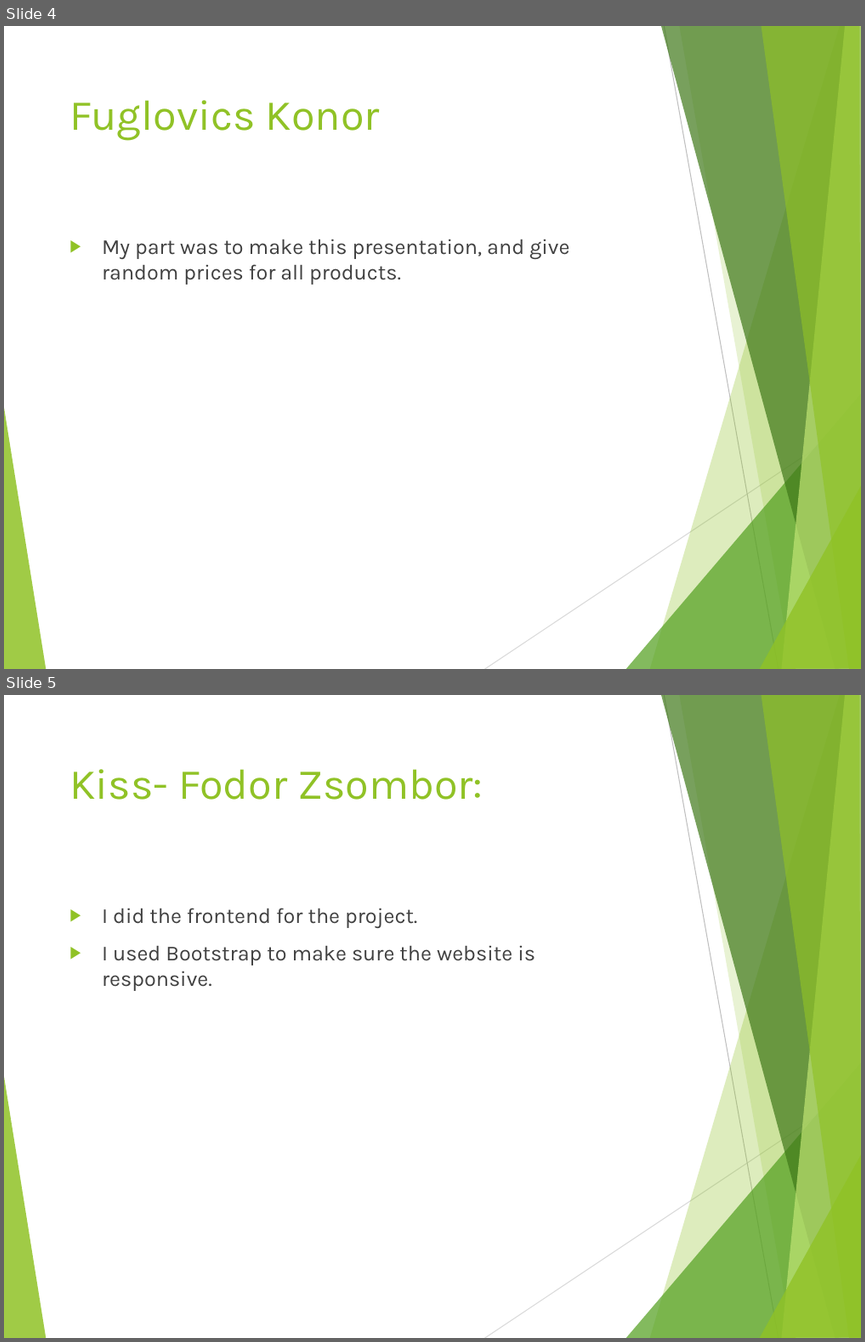
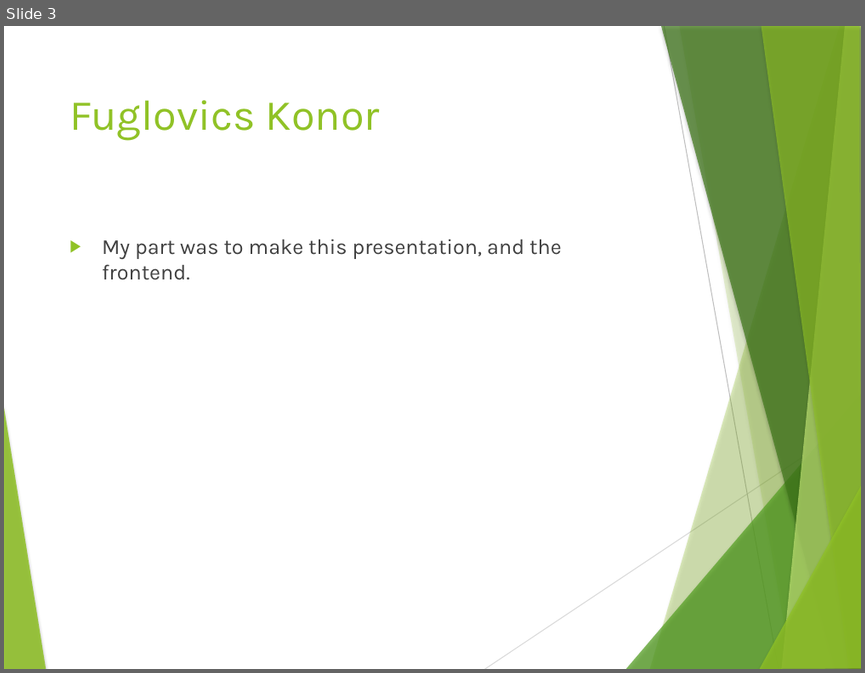
Before and after one commit to Gabi4555/Vizsga_Project, a slide deck: Dokumentációk/Szoftverfejlesztő- és tesztelő vizsgaremek angol.pptx. Shown one above the other, each under a label of ours: slides 4 and 5 before the commit, slide 3 after it. The pictures are 865x1342 and 865x673 pixels, drawn with LibreOffice and Linux fonts; fonts in the diff are those of the drawing. Boxes give left, top, right and bottom in pixels: in the first picture for what was removed or moved away, otherwise in the second. Text is boxed around its words. In the diff, an @@ line names an element or a change of style, - is before the commit and + after.

```diff
--- a/Dokumentációk/Szoftverfejlesztő- és tesztelő vizsgaremek angol.pptx
+++ b/Dokumentációk/Szoftverfejlesztő- és tesztelő vizsgaremek angol.pptx
@@ slide 5 removed at (x1=4, y1=695, x2=861, y2=1338), background #191919; not listed: 10 template elements that a slide beside it also shows @@
@@ title removed at (x1=69, y1=769, x2=483, y2=800) @@
-Kiss- Fodor Zsombor:
@@ text removed at (x1=102, y1=907, x2=535, y2=991) @@
-▶ I did the frontend for the project.
-▶ I used Bootstrap to make sure the website is responsive.
@@ what was slide 4 is now slide 3 @@
@@ slide 3 changed as well @@
@@ background #191919 to #FFFFFF @@
@@ line (664, 26) - (778, 669): stroke #131313 0.75 pt to #BFBFBF 0.75 pt @@
@@ text at (x1=102, y1=238, x2=562, y2=280): text changed; text colour #E8EBF1 to #404040 @@
-▶ My part was to make this presentation, and give random prices for all products.
+▶ My part was to make this presentation, and the frontend.
@@ line (484, 669) - (861, 418): stroke #151515 0.75 pt to #D9D9D9 0.75 pt @@
@@ shadow on in 7 elements at (x1=650, y1=26, x2=861, y2=669), (x1=679, y1=26, x2=861, y2=669), (x1=626, y1=393, x2=861, y2=669), (x1=661, y1=26, x2=861, y2=669), (x1=781, y1=26, x2=861, y2=669), (x1=760, y1=26, x2=861, y2=669), (x1=759, y1=484, x2=861, y2=669) @@
```
Also in this commit, not shown: 9 other slides changed, 1 other slide removed, 1 other file.
